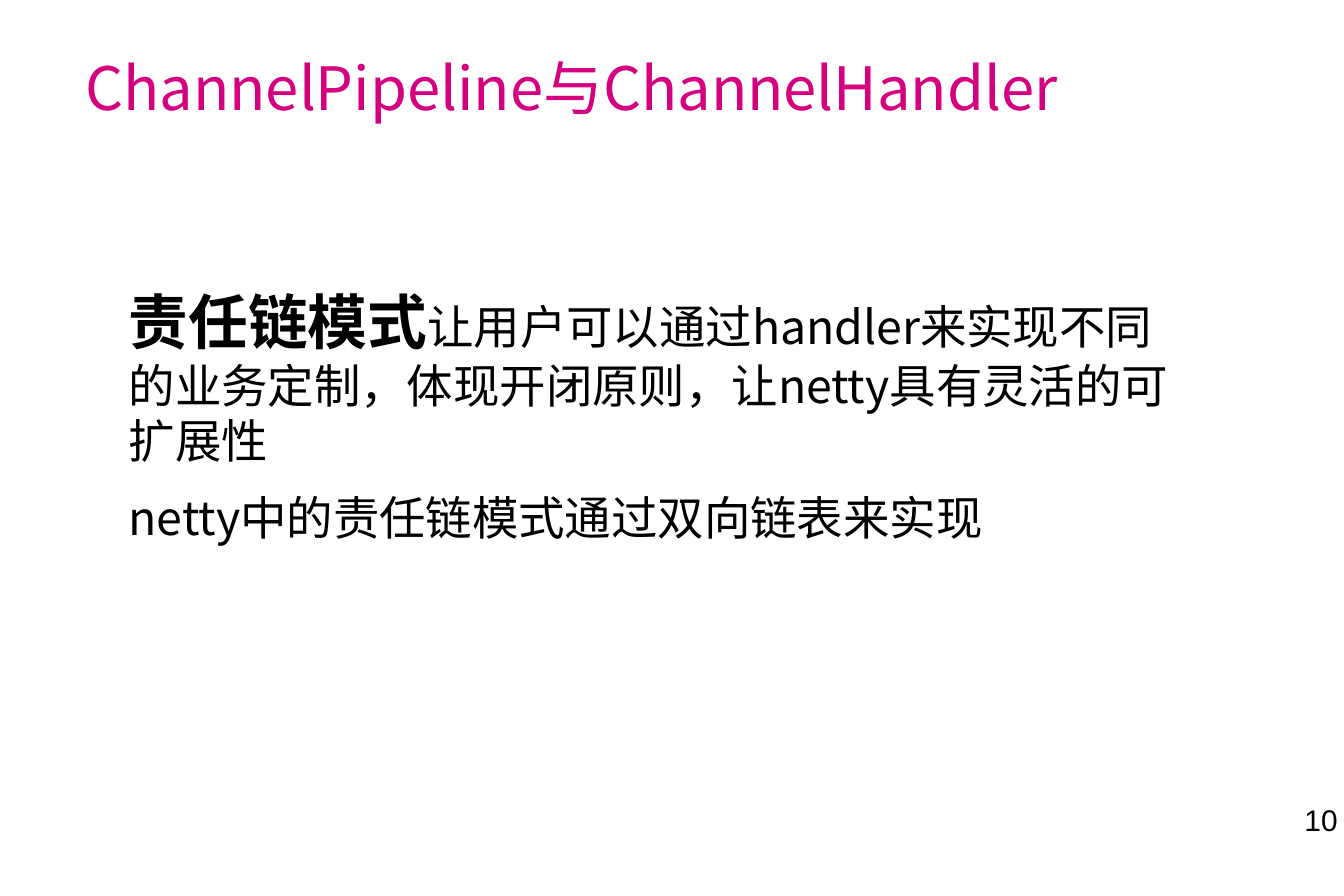
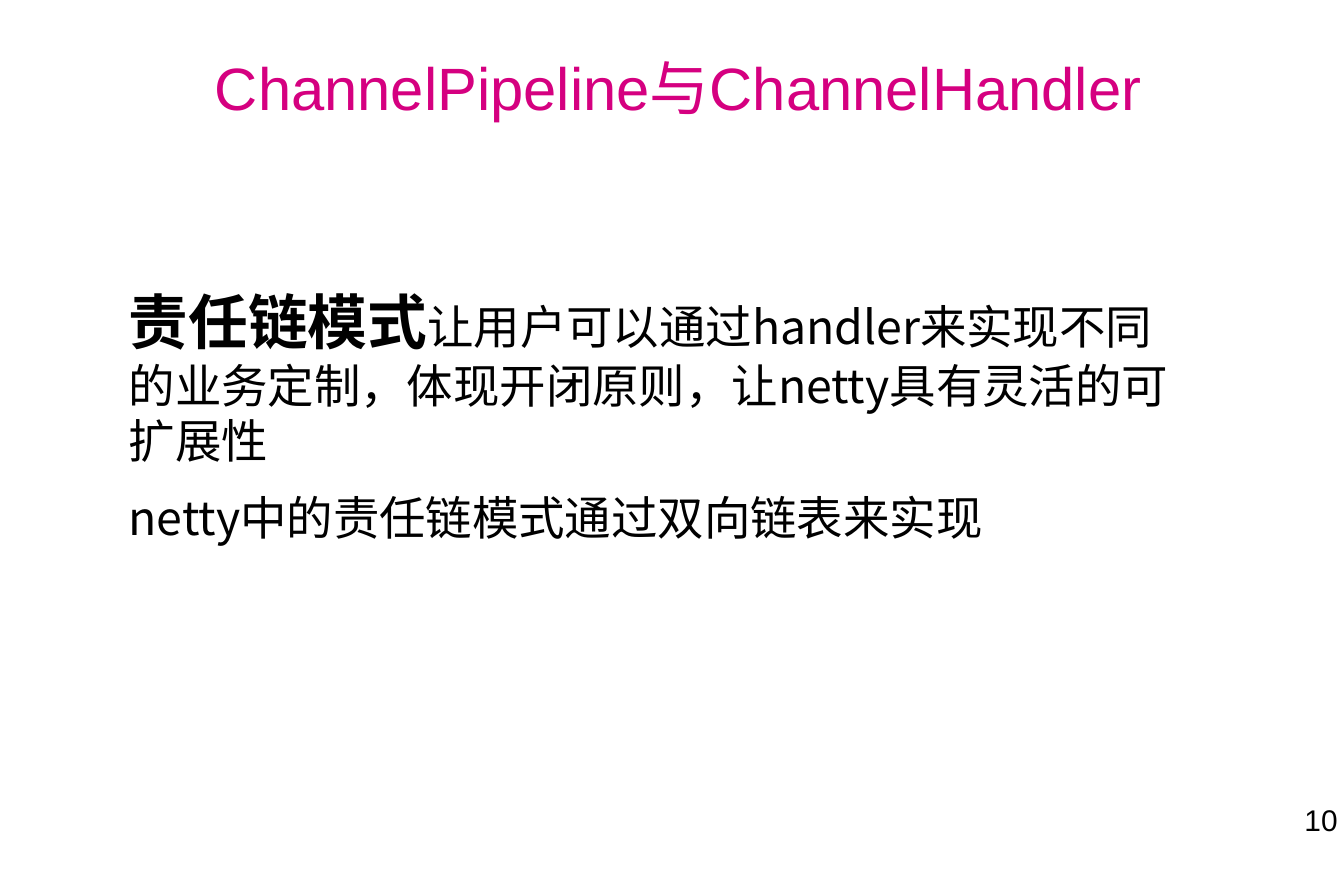
Before and after one commit to laienliang/netty-demo, a slide deck: slide 10 of doc/netty学习分享.ppt. Drawn at 1344x896 pixels with LibreOffice and Linux fonts; fonts in the diff are those of the drawing; background and template pictures are left out. Boxes give left, top, right and bottom in pixels: in the first picture for what was removed or moved away, otherwise in the second. Text is boxed around its words. In the diff, an @@ line names an element or a change of style, - is before the commit and + after.

```diff
--- a/doc/netty学习分享.ppt
+++ b/doc/netty学习分享.ppt
@@ title "ChannelPipeline与ChannelHandler" at <box>215,62,1141,121</box>: font Noto Sans CJK SC to Arial; alignment left to centre; vertical alignment top to bottom @@
```
Also in this commit, not shown: 12 other slides changed, 2 slides added, 2 slides removed, 13 other files.
